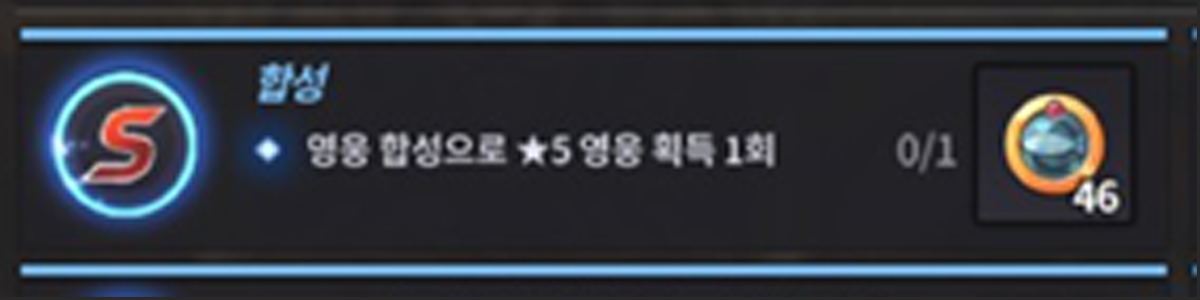
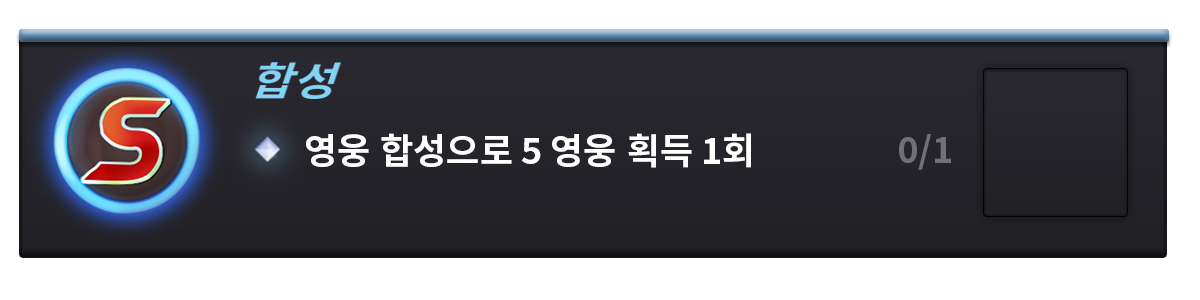
Revision of a layered (1200, 300) image; what changed, layer by layer:
hid "Layer 1 copy" over box(0, 0, 1197, 297)
added layer "Rounded Rectangle 2 copy" in group "Group 1" over box(19, 29, 1169, 42)
painted on "0/1" over box(899, 134, 946, 165)
painted on "영웅 합성으로 5 영웅 획득 1회" over box(313, 134, 745, 165)
hid "Background" over box(0, 0, 1200, 300)
